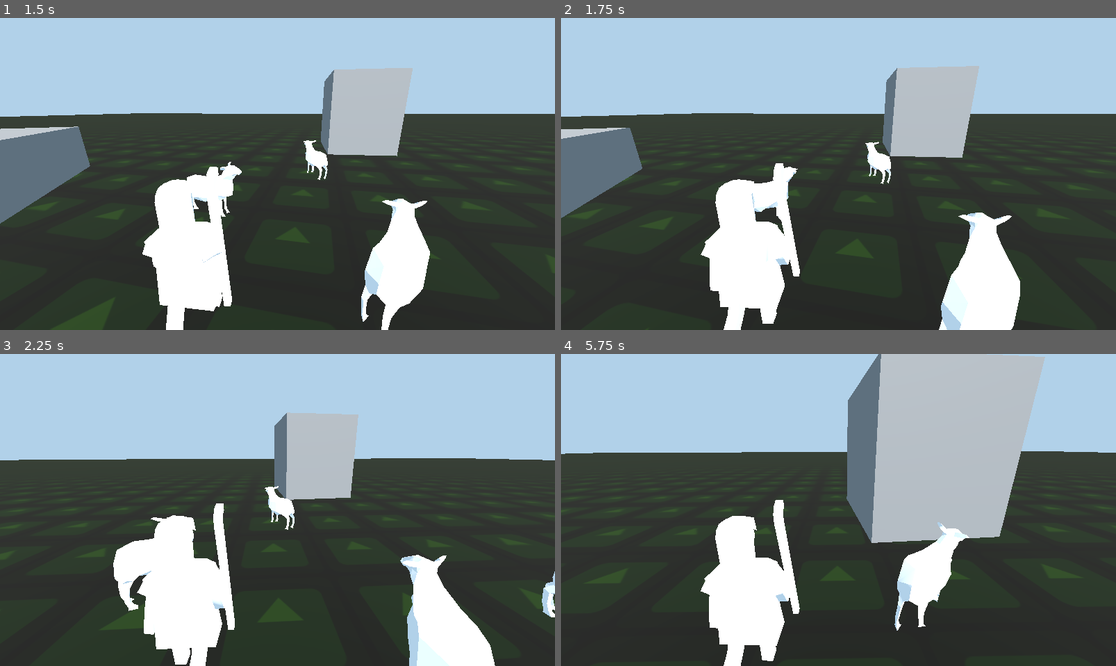
Above: before the commit, frames 1-4 (two rows, left to right).
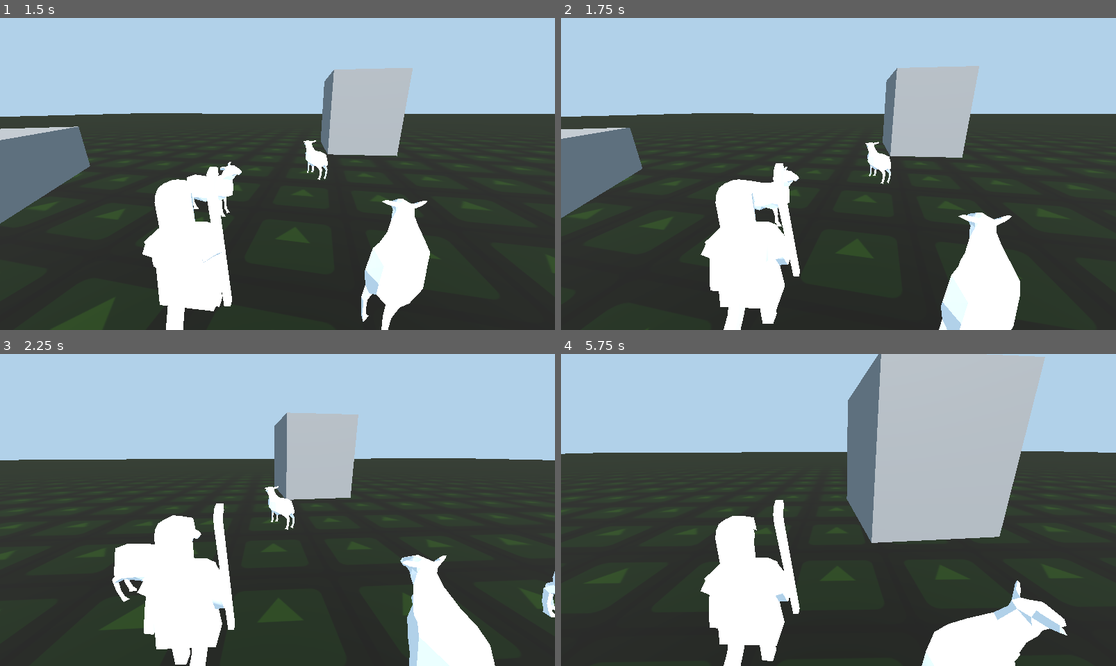
Above: after the commit, the same moments.

Repository: StudioZonnevang/Herda
Game: Godot game, scene res://Environments/veld.tscn
The game is run twice, just before and just after one commit, with the same random seed, the same clock (stepped at 60 frames per second) and the same inputs. The engine's default icon, where the game draws it, is replaced by a stand-in: a white triangle on a blue panel in a dark square.
Inputs (mouse positions are in pixels of both pictures, inside the frame that each line leads up to):
- Up to frame 1 (1.5 s): move the mouse to (305, 174) at 0.52 s; press the mouse at (305, 174) at 0.53 s; hold W (walk forward) from 0.53 s (still down); move the mouse to (249, 174) at 1.27 s; release the mouse at (249, 174) at 1.28 s; click (249, 174) at 1.35 s
- Up to frame 2 (1.75 s): keep holding W (walk forward)
- Up to frame 3 (2.25 s): keep holding W (walk forward); move the mouse to (288, 503) at 2.02 s; press the mouse at (288, 503) at 2.03 s
- Up to frame 4 (5.75 s): keep holding W (walk forward); move the mouse to (832, 516) at 2.77 s; release the mouse at (832, 516) at 2.78 s; click (832, 516) at 2.85 s; move the mouse to (877, 513) at 3.52 s; press the mouse at (877, 513) at 3.53 s; move the mouse to (794, 506) at 4.27 s; release the mouse at (794, 506) at 4.28 s; click (794, 506) at 4.35 s; move the mouse to (844, 510) at 5.02 s; press the mouse at (844, 510) at 5.03 s

Frame 1 is identical in both runs. In frame 2, 0.2% of the frame differs, in the area x 34-43%, y 47-67%; in frame 3, 0.4%; in frame 4, 5.3%, in the area x 60-92%, y 53-100%.

Commit message:
fix waargenomen schapen en irritatie

Diff:
--- a/herda-godot/Code/Scripts/schaap.gd
+++ b/herda-godot/Code/Scripts/schaap.gd
@@ -31,8 +31,8 @@
 
 @export var behoefte_persoonlijke_ruimte_falloff: float = 0.5
 @export var irritatie_afstanden = {
-	"herder_rust": 6,
-	"herder_lopend": 5,
+	"herder_rust": 4,
+	"herder_lopend": 2.5,
 	"schaap_rust": 2,
 	"schaap_lopend": 1
 }
@@ -117,12 +117,12 @@
 	waargenomen_schapen = []
 	var space = get_world_3d().direct_space_state
 	for schaapje in alle_schapen:
-		#near 360 degree vision so no view cone.
+		# near 360 degree vision so no view cone.
 		if schaapje == self: continue
 
-		var target_coordinates = schaapje.global_position
+		var target_coordinates = schaapje.global_position + Vector3.UP * 0.8
 		var hit = space.intersect_ray(
-			PhysicsRayQueryParameters3D.create(global_position, target_coordinates))
+			PhysicsRayQueryParameters3D.create(global_position + Vector3.UP * 0.8, target_coordinates))
 		if !hit or hit.collider == schaapje:
 			waargenomen_schapen.append(schaapje)
 
@@ -144,7 +144,9 @@
 		if irritatie == 0: continue
 		irritatiebronnen.append({"bron": irritatiebron, "irritatie": irritatie})
 		irritatie_totaal += irritatie
-	behoefte_persoonlijke_ruimte = 1 - 1 / sqrt(behoefte_persoonlijke_ruimte_falloff * irritatie_totaal + 1)
+	irritatie_totaal = (irritatiebronnen.map(func(bron): return bron.irritatie).max() if irritatiebronnen.size() > 0 else 0) + 0.1 * irritatie_totaal
+	var goal_behoefte_persoonlijke_ruimte = 1 - 1 / sqrt(behoefte_persoonlijke_ruimte_falloff * irritatie_totaal + 1)
+	behoefte_persoonlijke_ruimte += (goal_behoefte_persoonlijke_ruimte - behoefte_persoonlijke_ruimte) * (0.005 if goal_behoefte_persoonlijke_ruimte > behoefte_persoonlijke_ruimte and behoefte_persoonlijke_ruimte < 0.02 else 0.2)
 
 func update_behoefte_gezelligheid() -> void:
 	# benodigde drijfveren voor gezelligheid
@@ -190,7 +192,10 @@
 	# GRAZEN PLACEHOLDER:
 	if velocity.length() > 0:
 		lerp_velocity(Vector3.ZERO, delta)
-		return
+		if velocity.length() < 0.02:
+			velocity = Vector3.ZERO
+		else:
+			return
 	my_animation_state = animation_state.grazend
 	maag1 += delta
 	if(maag1 > 3.0):
